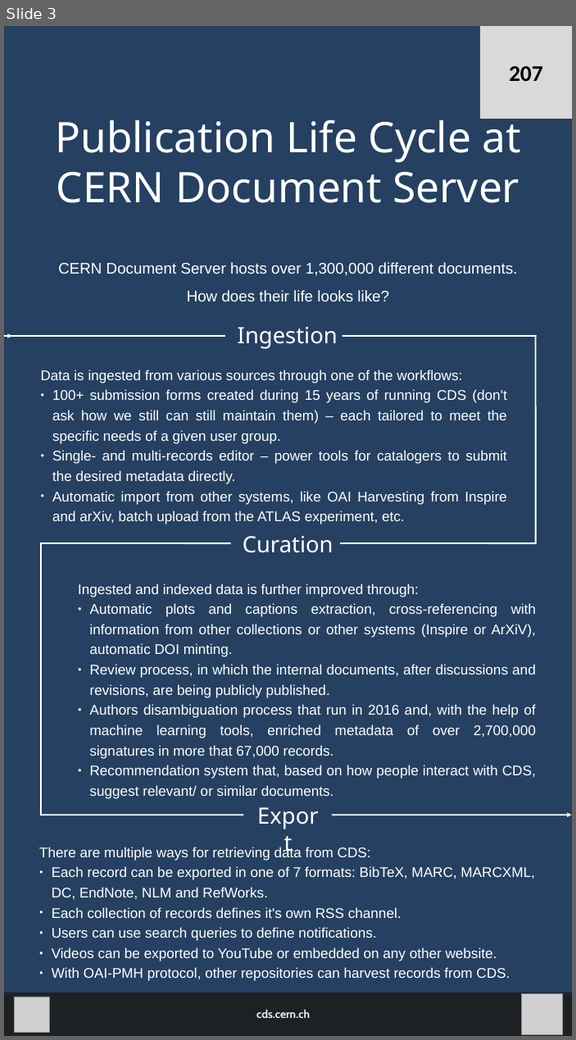
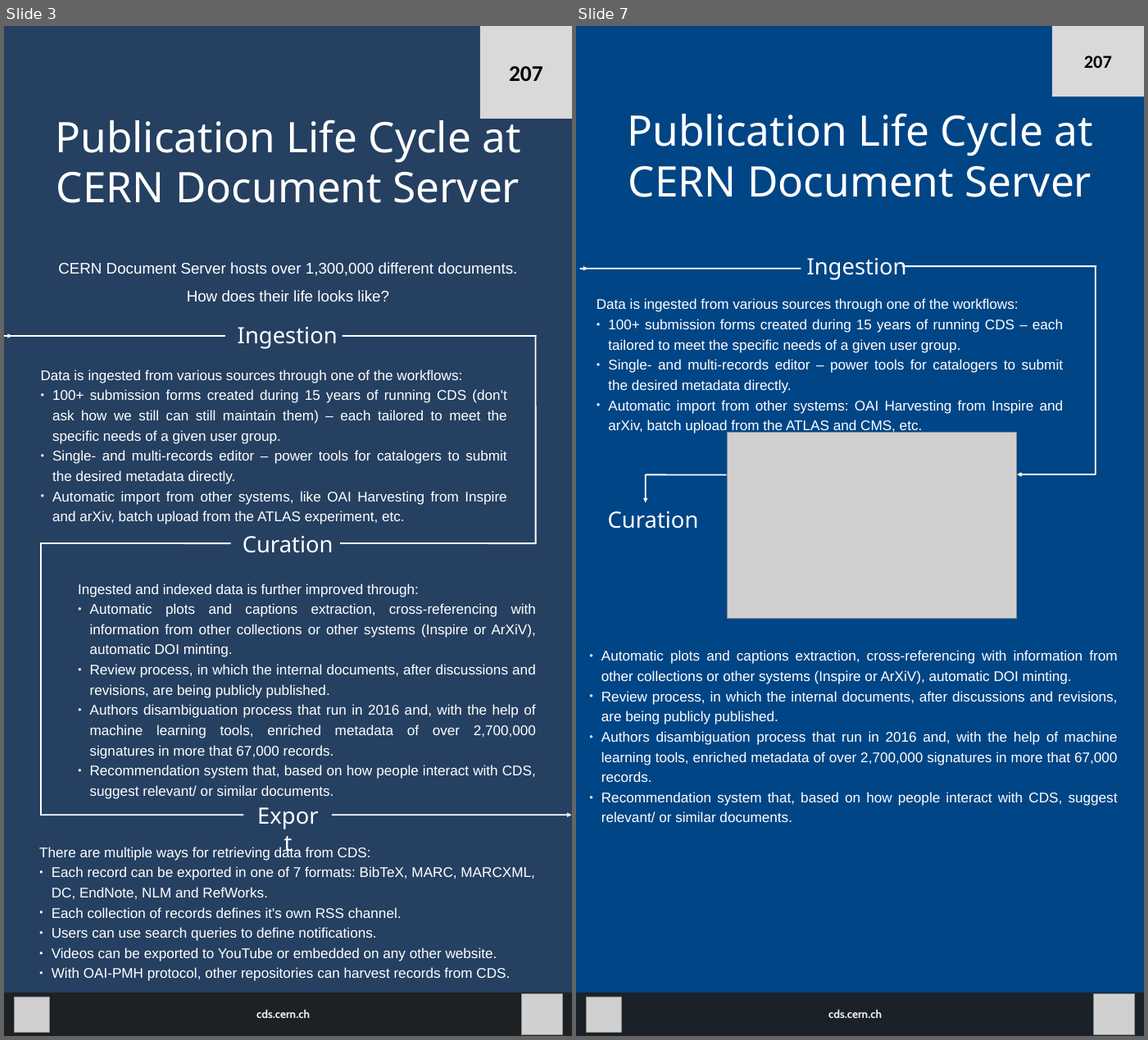
Before and after one commit to switowski/posters2017, a slide deck: OR 2017 poster.odp. Shown side by side, each under a label of ours: slide 3 before the commit, slides 3 and 7 after it; the slides between them are not shown. The pictures are 576x1040 and 1148x1040 pixels, drawn with LibreOffice and Linux fonts; fonts in the diff are those of the drawing; grey boxes stand for pictures. Boxes give left, top, right and bottom in pixels: in the first picture for what was removed or moved away, otherwise in the second. Text is boxed around its words. In the diff, an @@ line names an element or a change of style, - is before the commit and + after.

```diff
--- a/OR 2017 poster.odp
+++ b/OR 2017 poster.odp
@@ slide 7 added at (576,26,1144,1036), background #004586 @@
@@ rectangle added at (1052,26,1144,97), fill #D9D9D9, 26 pt, text #000000, bold @@
+207
@@ text added at (627,113,1093,197), 60 pt, text #FFFFFF @@
+Publication Life Cycle at CERN Document Server
@@ line added from (580, 269) to (801, 269), #FFFFFF 2.15 pt @@
@@ arrow added from (581, 269) to (587, 269), #FFFFFF 2.15 pt @@
@@ text added at (807,258,907,280), 32 pt, text #FFFFFF @@
+Ingestion
@@ line added from (902, 266) to (1096, 266), #FFFFFF 2.15 pt @@
@@ line added from (1096, 267) to (1096, 475), #FFFFFF 2.15 pt @@
@@ text added at (596,298,1064,434), 20 pt, text #FFFFFF @@
+Data is ingested from various sources through one of the workflows:
+● 100+ submission forms created during 15 years of running CDS – each tailored to meet the specific needs of a given user group.
+● Single- and multi-records editor – power tools for catalogers to submit the desired metadata directly.
+● Automatic import from other systems: OAI Harvesting from Inspire and arXiv, batch upload from the ATLAS and CMS, etc.
@@ picture added at (728,433,1017,619) @@
@@ line added from (646, 475) to (727, 475), #FFFFFF 2.15 pt @@
@@ arrow added from (646, 475) to (646, 503), #FFFFFF 2.15 pt @@
@@ arrow added from (1096, 475) to (1017, 475), #FFFFFF 2.15 pt @@
@@ text added at (608,511,699,529), 32 pt, text #FFFFFF @@
+Curation
@@ text added at (601,650,1118,823), 20 pt, text #FFFFFF @@
+● Automatic plots and captions extraction, cross-referencing with information from other collections or other systems (Inspire or ArXiV), automatic DOI minting.
+● Review process, in which the internal documents, after discussions and revisions, are being publicly published.
+● Authors disambiguation process that run in 2016 and, with the help of machine learning tools, enriched metadata of over 2,700,000 signatures in more that 67,000 records.
+● Recommendation system that, based on how people interact with CDS, suggest relevant/ or similar documents.
@@ rectangle added at (576,993,1144,1036), fill #1E1E1E at 90% opacity @@
@@ picture added at (586,997,621,1032) @@
@@ text added at (829,1009,882,1018), 16 pt, text #F2F2F2, bold @@
+cds.cern.ch
@@ picture added at (1093,994,1135,1035) @@
```
Also in this commit, not shown: 3 other slides added, 3 other files.
